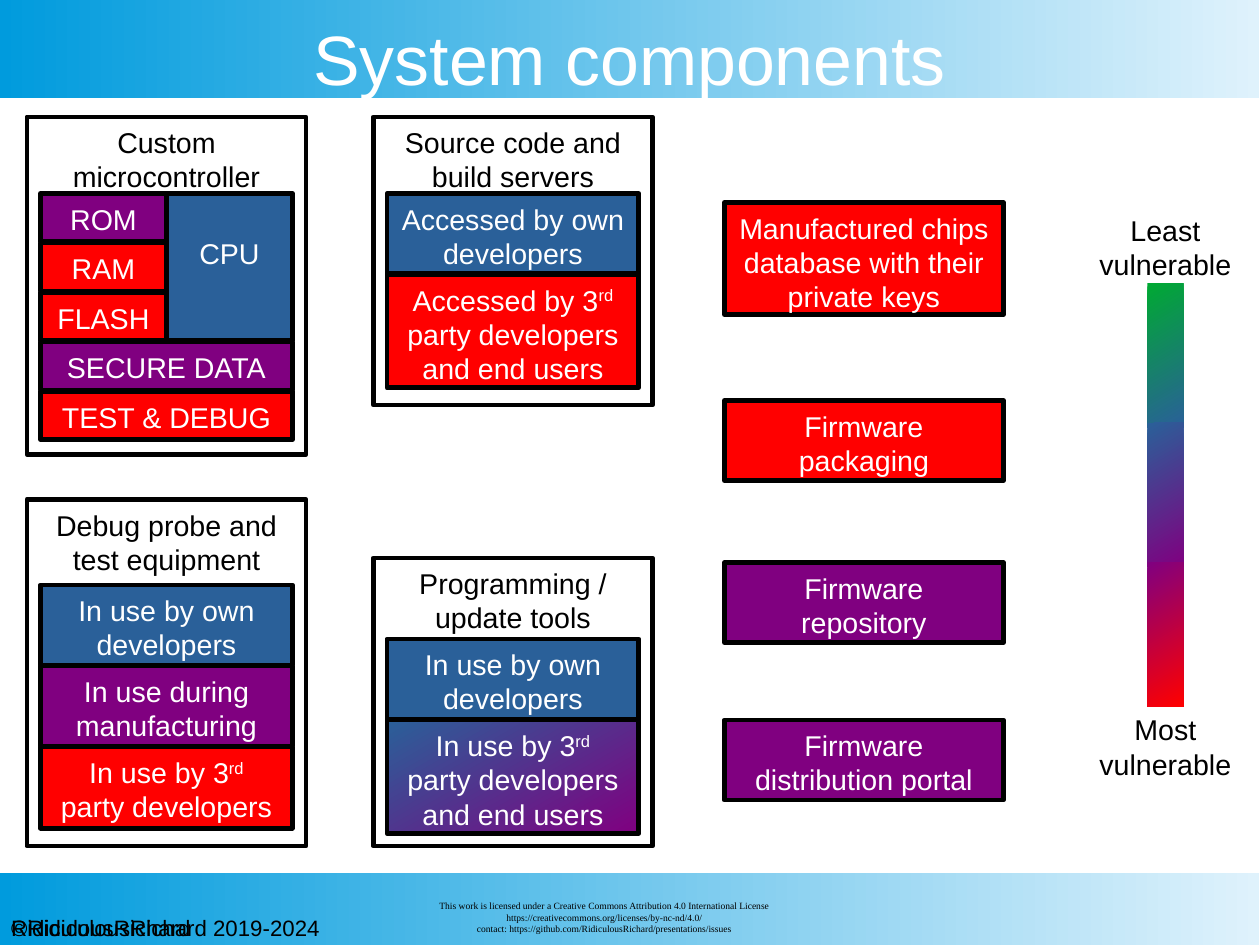
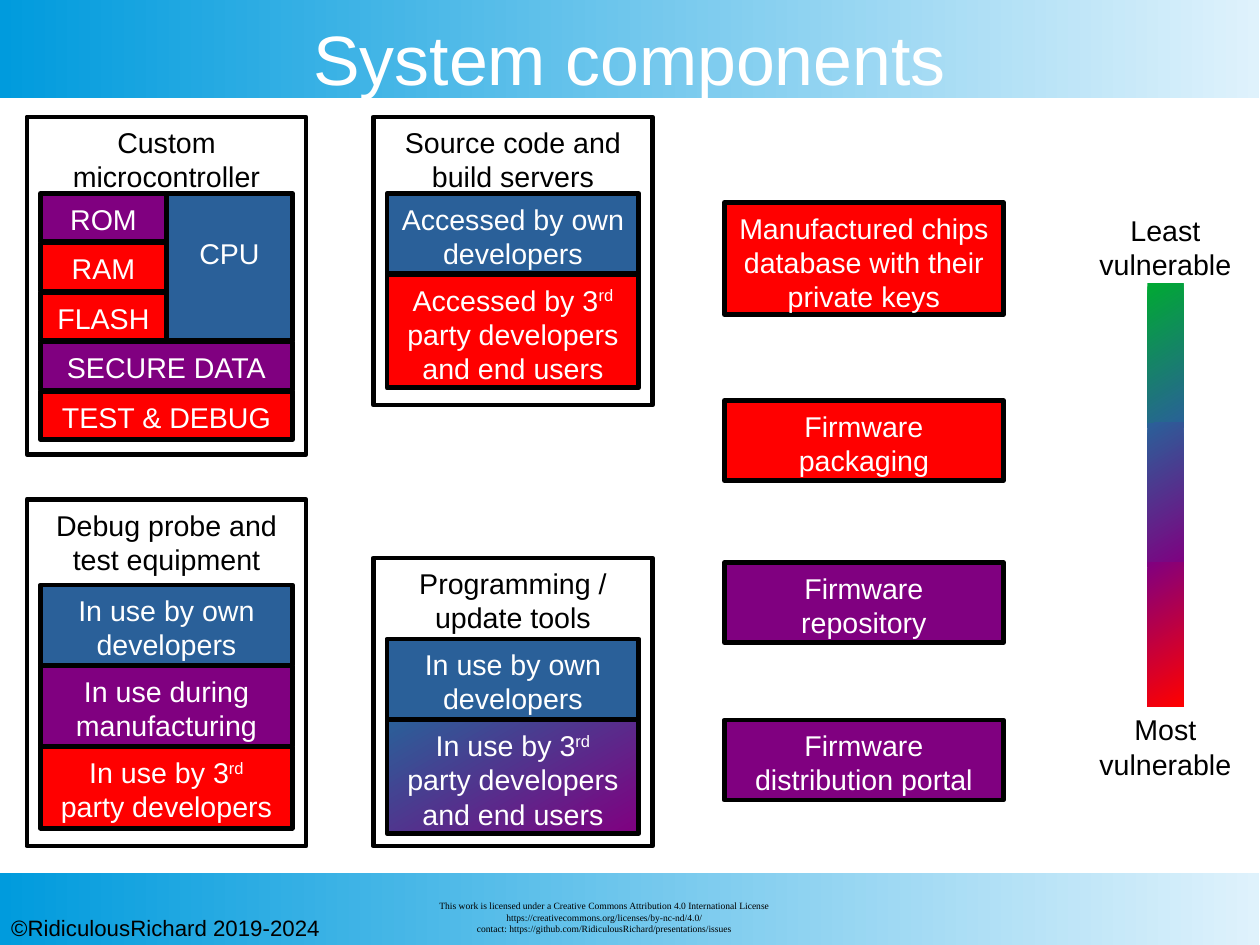
Before and after one commit to RidiculousRichard/presentations, a slide deck: slide 3 of 12 steps to firmware packages.odp. Drawn at 1260x945 pixels with LibreOffice and Linux fonts; fonts in the diff are those of the drawing; background and template pictures are left out. Boxes give left, top, right and bottom in pixels: in the first picture for what was removed or moved away, otherwise in the second. Text is boxed around its words. In the diff, an @@ line names an element or a change of style, - is before the commit and + after.

```diff
--- a/12 steps to firmware packages.odp
+++ b/12 steps to firmware packages.odp
@@ text removed at [11,919,190,937] @@
-RidiculousRichard
```
Also in this commit, not shown: 1 other slide changed, 2 other files.
